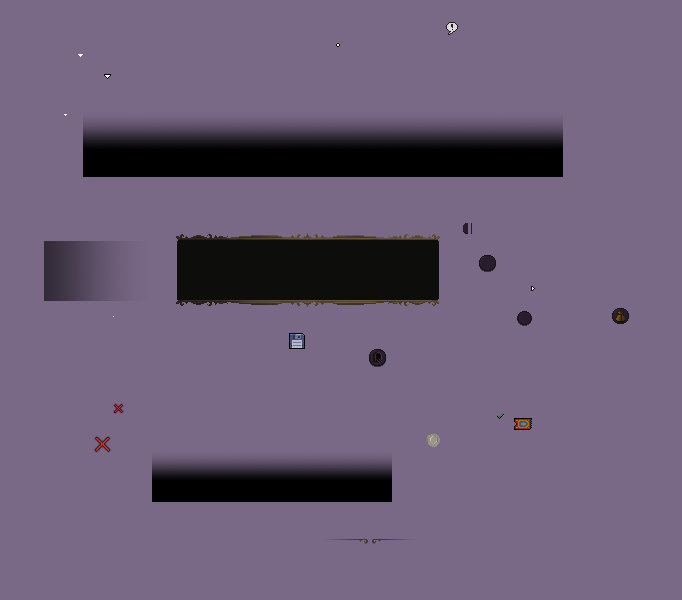
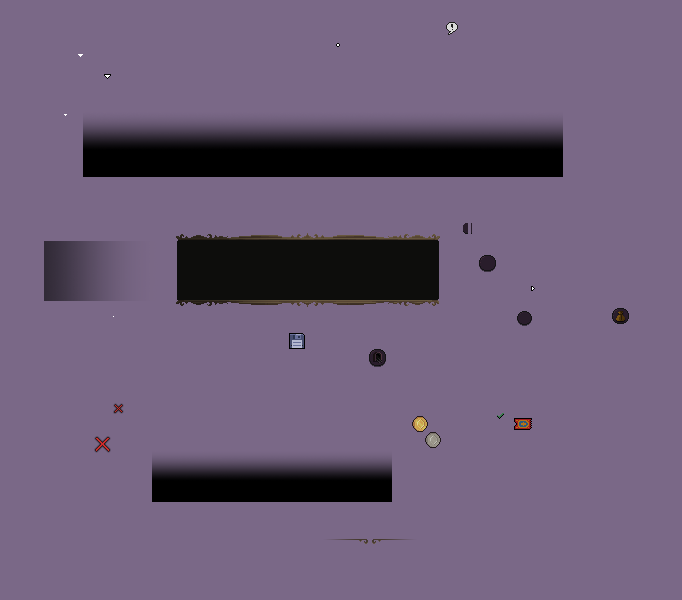
Comparing the layer stacks of the two 682×600 images. Changes:
added layer "CoinIcon.png" in group "Icons" over [412, 416, 428, 432]
painted on "CoinSlot.png" over [425, 432, 441, 448]
